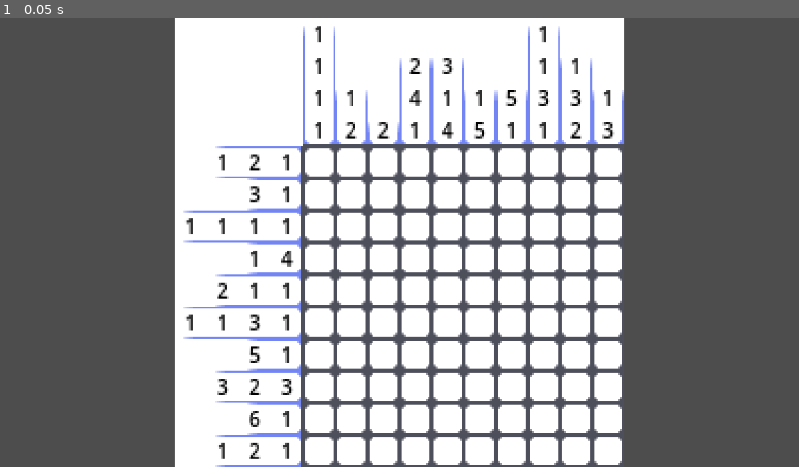
Above: before the commit, frame 1.
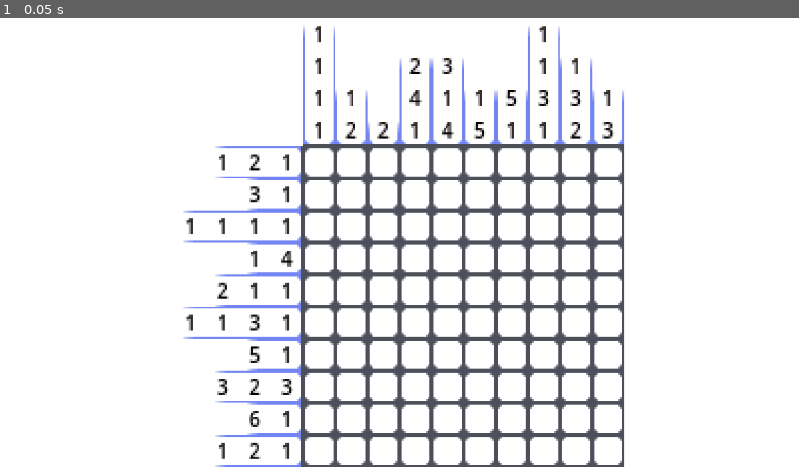
Above: after the commit, the same moment.

Repository: madibye/untitled-nonogram-game
Game: Godot game, scene res://scene/board.tscn
Same seed, same stepped clock (60 frames per second), same inputs: the game is played once before the commit and once after it.
Inputs:
- Up to frame 1 (0.05 s): no input

The runs differ from the first frame. In frame 1, 44% of the frame differs, in the area x 0-100%, y 0-100%.

Commit message:
project/square: add texture filter clip, white bg

Diff:
--- a/project.godot
+++ b/project.godot
@@ -17,4 +17,6 @@
 
 [rendering]
 
-renderer/rendering_method.mobile="gl_compatibility"
+textures/canvas_textures/default_texture_filter=0
+textures/canvas_textures/default_texture_repeat=1
+environment/defaults/default_clear_color=Color(1, 1, 1, 1)
--- a/scene/square.tscn
+++ b/scene/square.tscn
@@ -5,7 +5,6 @@
 
 [node name="Square" type="TextureButton"]
 texture_filter = 1
-texture_repeat = 2
 custom_minimum_size = Vector2(16, 16)
 anchors_preset = 8
 anchor_left = 0.5
--- a/scene/squares.tres
+++ b/scene/squares.tres
@@ -6,3 +6,4 @@
 resource_local_to_scene = true
 atlas = ExtResource("1_hb5ge")
 region = Rect2(0, 0, 16, 16)
+filter_clip = true
